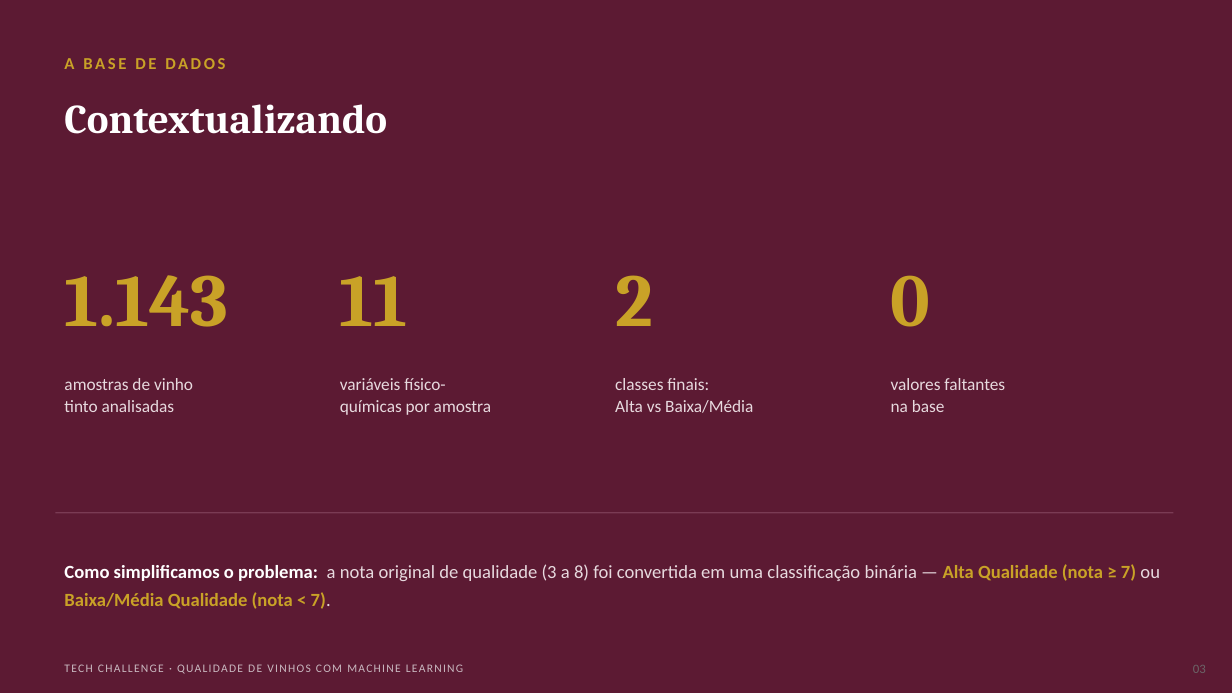
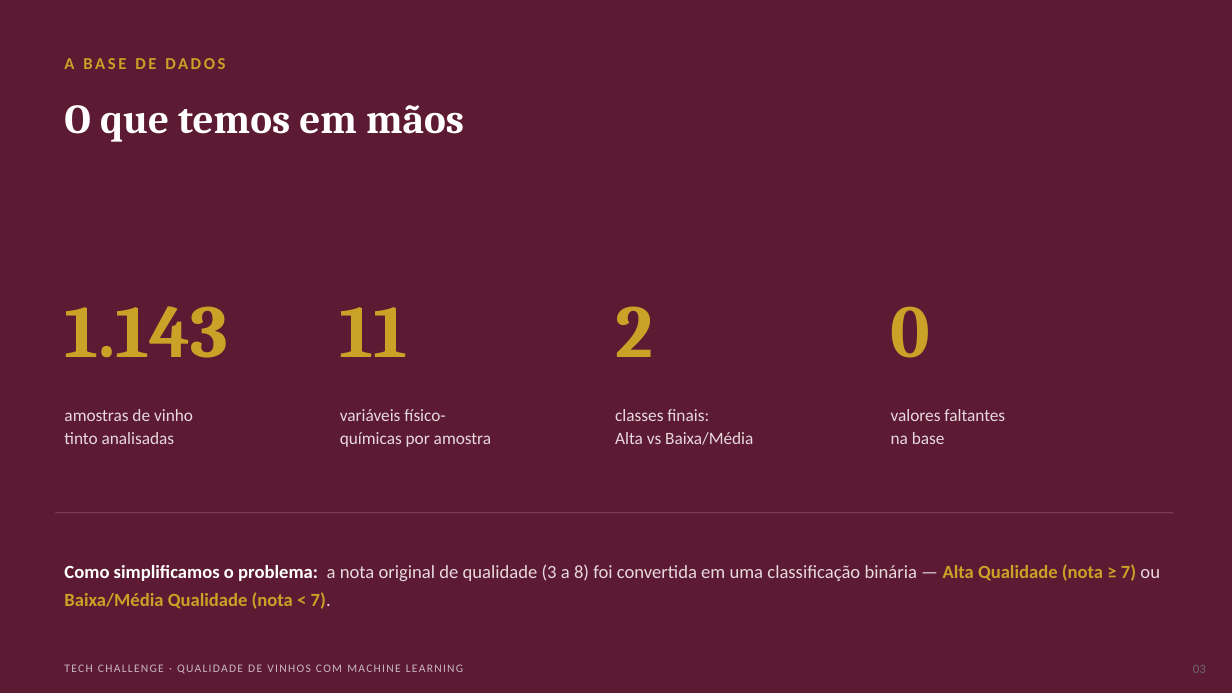
Before and after one commit to lguilherme09/Tech-Challenge-2-FIAP, a slide deck: slide 3 of PPT_Case2_Tech_Challenge.pptx. Drawn at 1232x693 pixels with LibreOffice and Linux fonts; fonts in the diff are those of the drawing. Boxes give left, top, right and bottom in pixels: in the first picture for what was removed or moved away, otherwise in the second. Text is boxed around its words. In the diff, an @@ line names an element or a change of style, - is before the commit and + after.

Commit message:
Ajustes finais

```diff
--- a/PPT_Case2_Tech_Challenge.pptx
+++ b/PPT_Case2_Tech_Challenge.pptx
@@ text at (64, 105, 464, 142): text changed @@
-Contextualizando
+O que temos em mãos
@@ 8 texts: place and size @@
-8 texts at (64, 275, 1005, 415)
+8 texts at (64, 306, 1005, 447)
```
Also in this commit, not shown: 12 other slides changed, 1 slide added, 23 other files.
